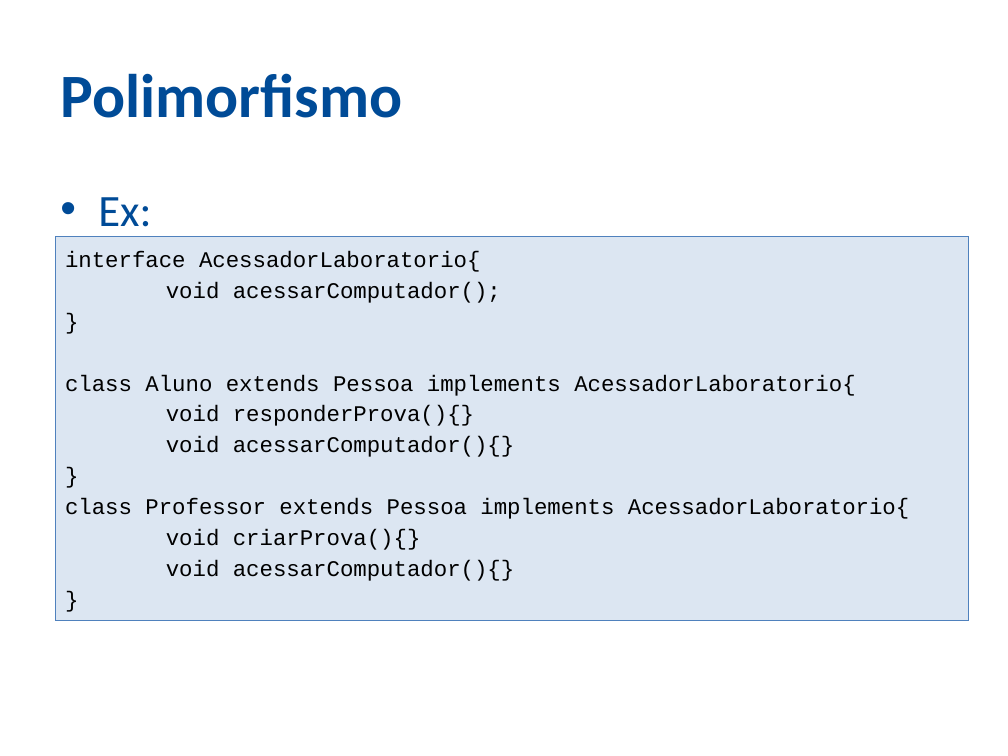
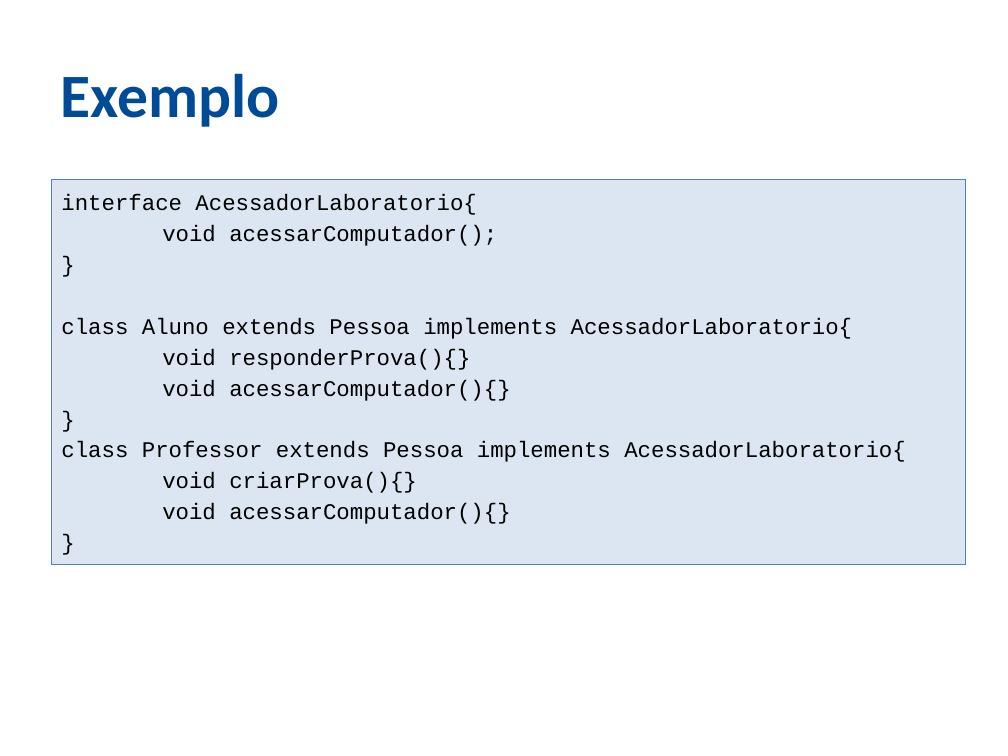
Before and after one commit to ozieljose/java6cert, a slide deck: slide 16 of slides/9-OO.pptx. Drawn at 1008x756 pixels with LibreOffice and Linux fonts; fonts in the diff are those of the drawing; background and template pictures are left out. Boxes give left, top, right and bottom in pixels: in the first picture for what was removed or moved away, otherwise in the second. Text is boxed around its words. In the diff, an @@ line names an element or a change of style, - is before the commit and + after.

```diff
--- a/slides/9-OO.pptx
+++ b/slides/9-OO.pptx
@@ title at (x1=60, y1=73, x2=279, y2=127): text changed @@
-Polimorfismo
+Exemplo
@@ rectangle "interface AcessadorLaboratorio{" moved from (x1=55, y1=236, x2=969, y2=621) to (x1=51, y1=179, x2=965, y2=564) @@
@@ text removed at (x1=98, y1=197, x2=151, y2=237) @@
-• Ex:
```
Also in this commit, not shown: 27 other slides changed, 1 slide removed, 4 other files.
